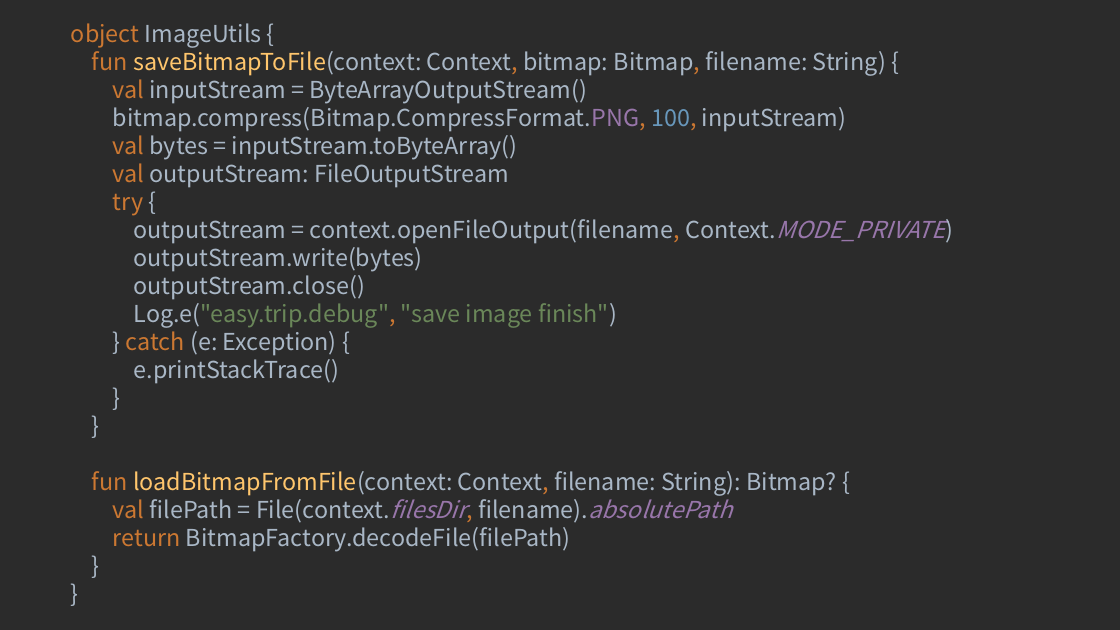
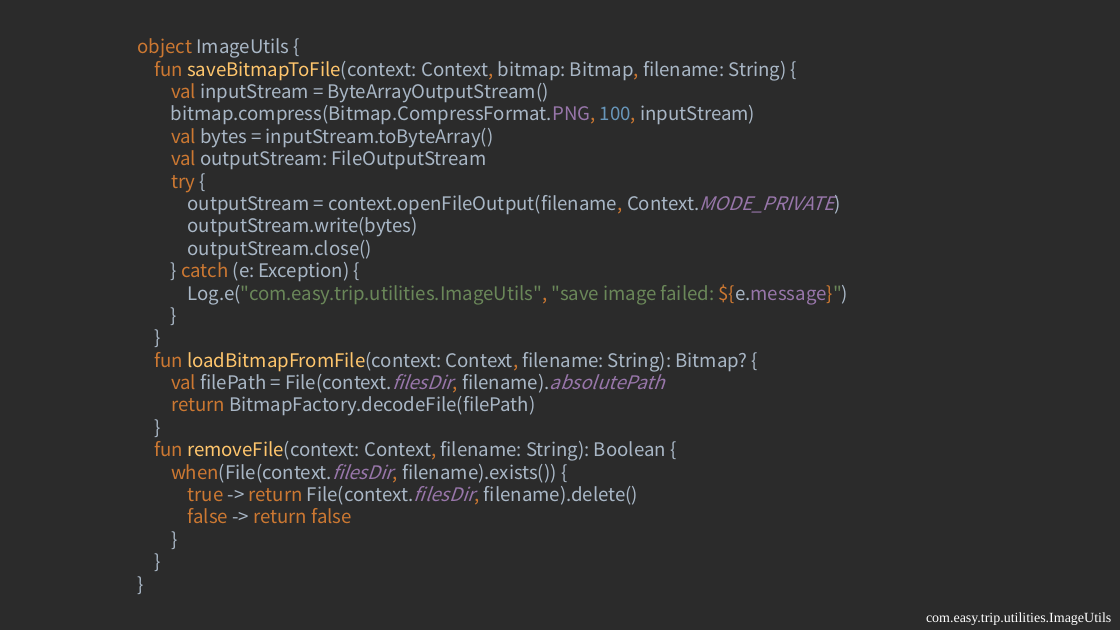
Before and after one commit to ao6swind/AndroidEasyTrip, a slide deck: slide 26 of doc/Create Map-Based Apps.pptx (slide 27 before the commit). Drawn at 1120x630 pixels with LibreOffice and Linux fonts; fonts in the diff are those of the drawing. Boxes give left, top, right and bottom in pixels: in the first picture for what was removed or moved away, otherwise in the second. Text is boxed around its words. In the diff, an @@ line names an element or a change of style, - is before the commit and + after.

```diff
--- a/doc/Create Map-Based Apps.pptx
+++ b/doc/Create Map-Based Apps.pptx
@@ text at bbox=[138, 38, 849, 523]: text changed; size 20 to 16 pt @@
-object ImageUtils {
-fun saveBitmapToFile(context: Context, bitmap: Bitmap, filename: String) {
-val inputStream = ByteArrayOutputStream()
-bitmap.compress(Bitmap.CompressFormat.PNG, 100, inputStream)
-val bytes = inputStream.toByteArray()
-val outputStream: FileOutputStream
-try {
-outputStream = context.openFileOutput(filename, Context.MODE_PRIVATE)
-outputStream.write(bytes)
-outputStream.close()
-Log.e("easy.trip.debug", "save image finish")
-} catch (e: Exception) {
-e.printStackTrace()
-}
-}
-fun loadBitmapFromFile(context: Context, filename: String): Bitmap? {
-val filePath = File(context.filesDir, filename).absolutePath
-return BitmapFactory.decodeFile(filePath)
-}
-}
+object ImageUtils {
+fun saveBitmapToFile(context: Context, bitmap: Bitmap, filename: String) {
+val inputStream = ByteArrayOutputStream()
+bitmap.compress(Bitmap.CompressFormat.PNG, 100, inputStream)
+val bytes = inputStream.toByteArray()
+val outputStream: FileOutputStream
+try {
+outputStream = context.openFileOutput(filename, Context.MODE_PRIVATE)
+outputStream.write(bytes)
+outputStream.close()
+} catch (e: Exception) {
+Log.e("com.easy.trip.utilities.ImageUtils", "save image failed: ${e.message}")
+}
+}
+fun loadBitmapFromFile(context: Context, filename: String): Bitmap? {
+val filePath = File(context.filesDir, filename).absolutePath
+return BitmapFactory.decodeFile(filePath)
+}
+fun removeFile(context: Context, filename: String): Boolean {
+when(File(context.filesDir, filename).exists()) {
+true -> return File(context.filesDir, filename).delete()
+false -> return false
+}
+}
+}
@@ text added at bbox=[926, 612, 1111, 625], 12 pt, text #FFFFFF @@
+com.easy.trip.utilities.ImageUtils
```
Also in this commit, not shown: 9 other slides changed, 7 slides added, 2 slides removed, 3 other files.
